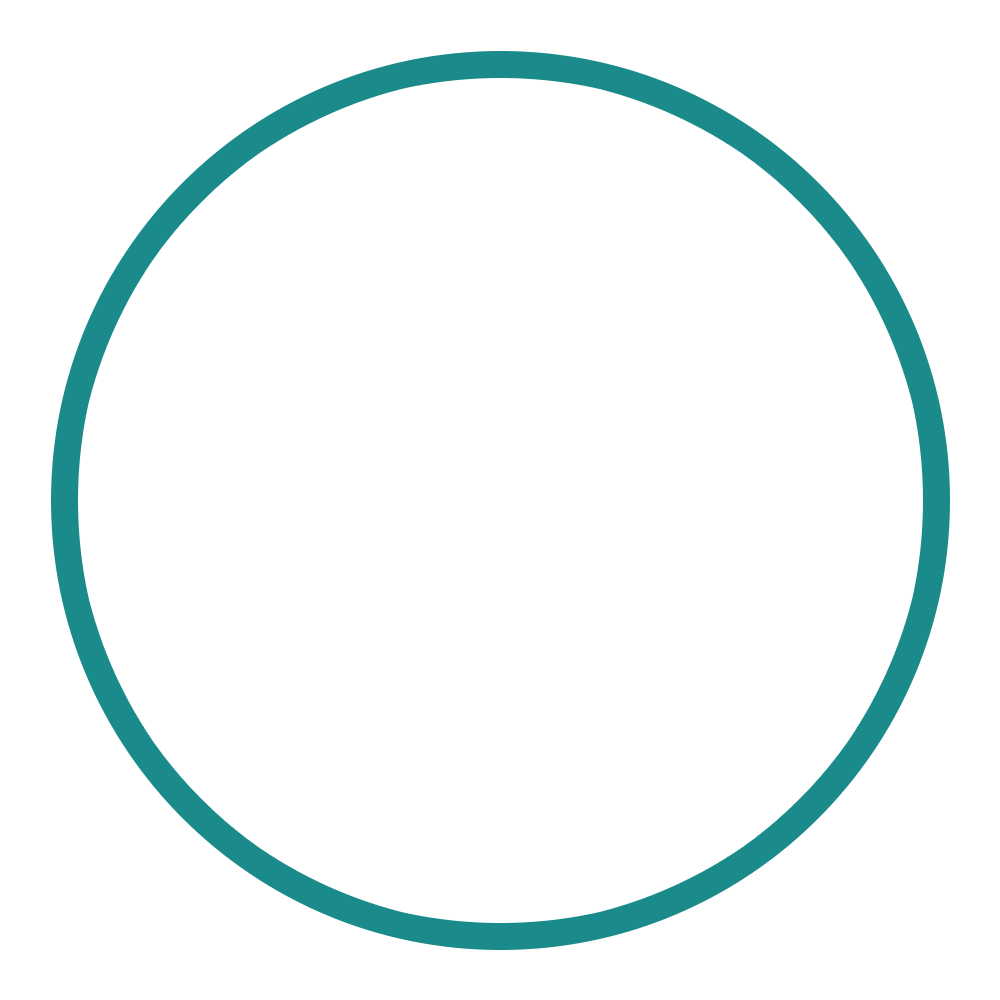
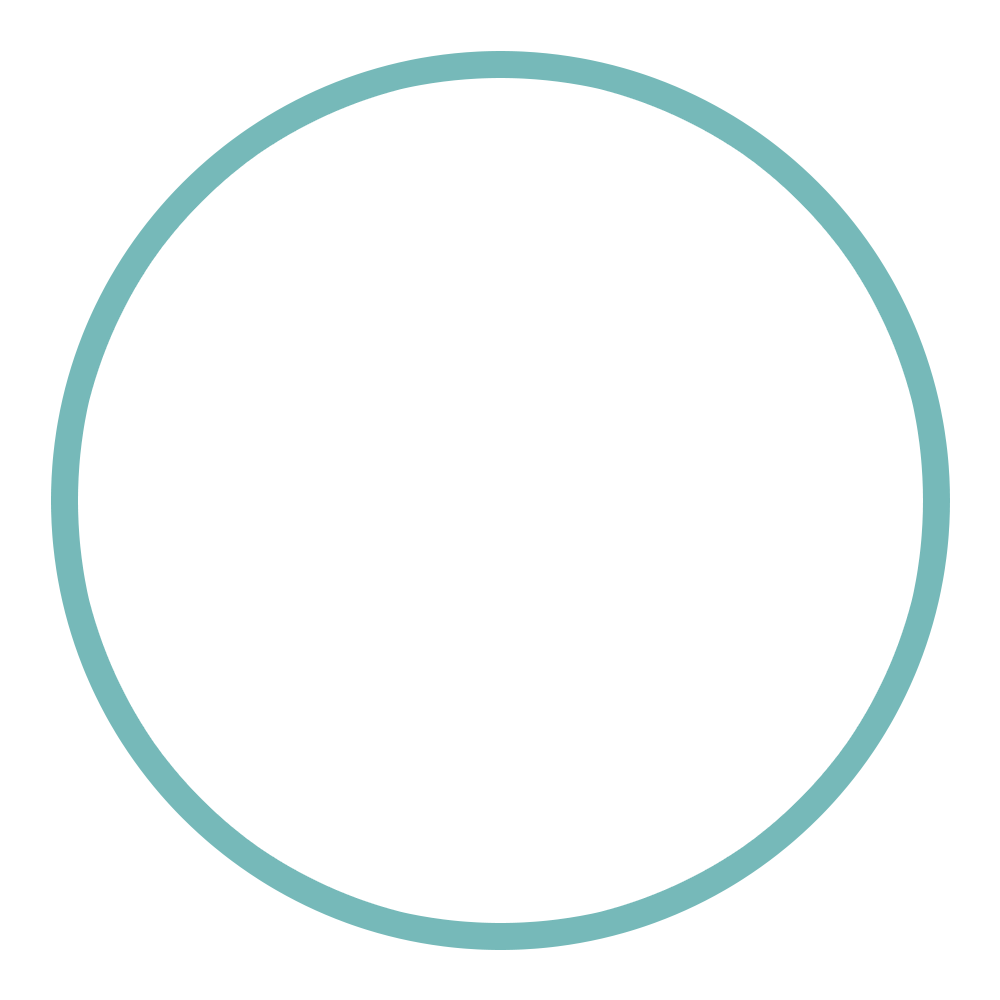
Layer changes from the first 1000 × 1000 image to the second:
"Ellipse 1 copy": opacity 100% → 60% over [51, 51, 950, 950]
